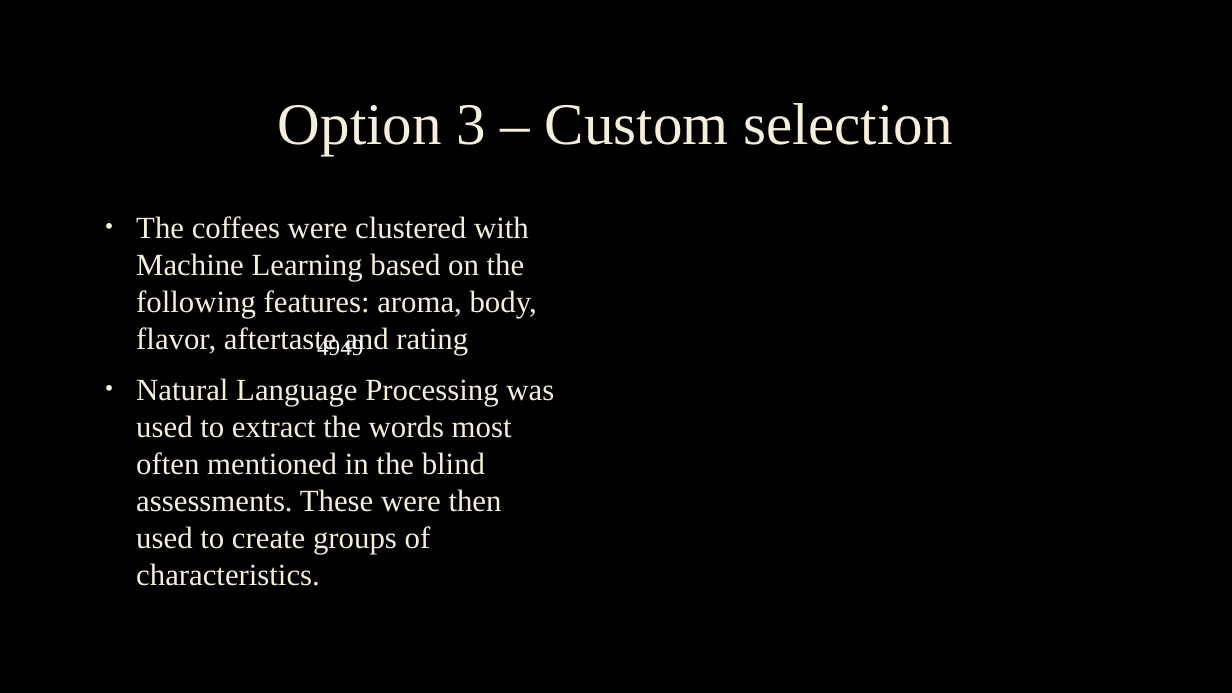
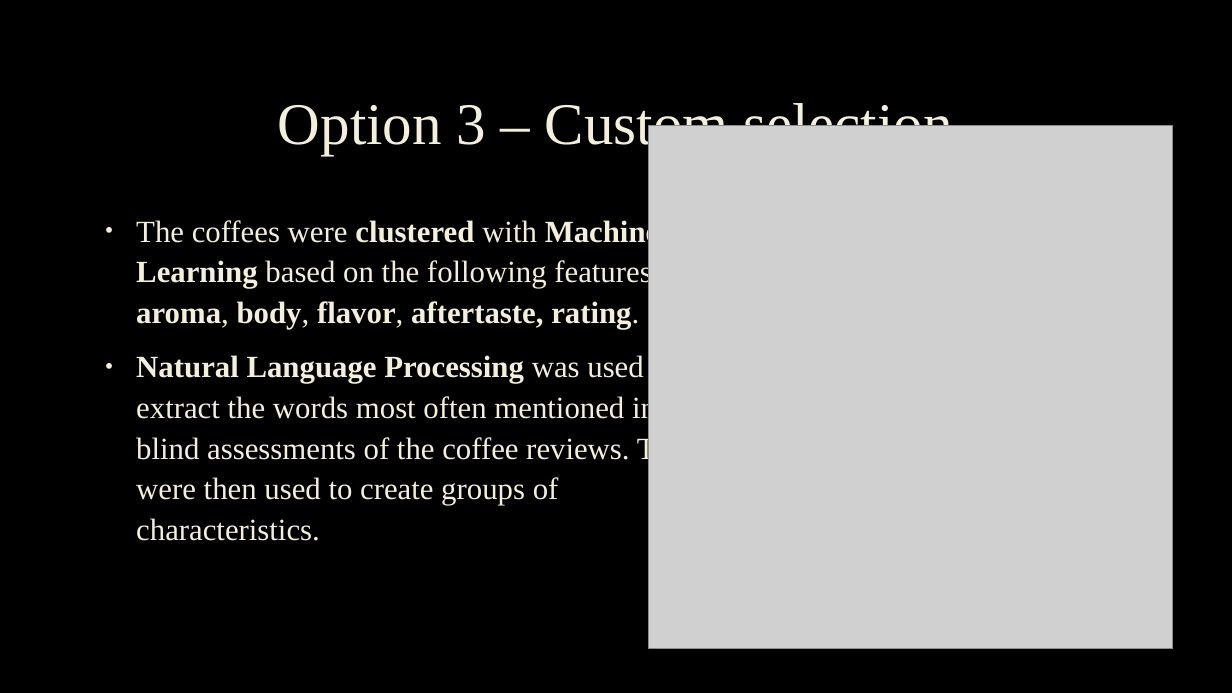
Before and after one commit to DGU94/Final_COFFEE_RECOMMANDER, a slide deck: slide 5 of 4_presentation/presentation_coffee_compass.pptx. Drawn at 1232x693 pixels with LibreOffice and Linux fonts; fonts in the diff are those of the drawing; grey boxes stand for pictures; background and template pictures are left out. Boxes give left, top, right and bottom in pixels: in the first picture for what was removed or moved away, otherwise in the second. Text is boxed around its words. In the diff, an @@ line names an element or a change of style, - is before the commit and + after.

```diff
--- a/4_presentation/presentation_coffee_compass.pptx
+++ b/4_presentation/presentation_coffee_compass.pptx
@@ picture added at (649, 125, 1173, 649) @@
@@ text at (136, 218, 710, 541): text changed @@
-• The coffees were clustered with Machine Learning based on the following features: aroma, body, flavor, aftertaste and rating
-• Natural Language Processing was used to extract the words most often mentioned in the blind assessments. These were then used to create groups of characteristics.
+• The coffees were clustered with Machine Learning based on the following features: aroma, body, flavor, aftertaste, rating.
+• Natural Language Processing was used to extract the words most often mentioned in the blind assessments of the coffee reviews. These were then used to create groups of characteristics.
@@ text removed at (317, 337, 363, 356) @@
-4949
```
Also in this commit, not shown: 4 other slides changed, 2 other files.
